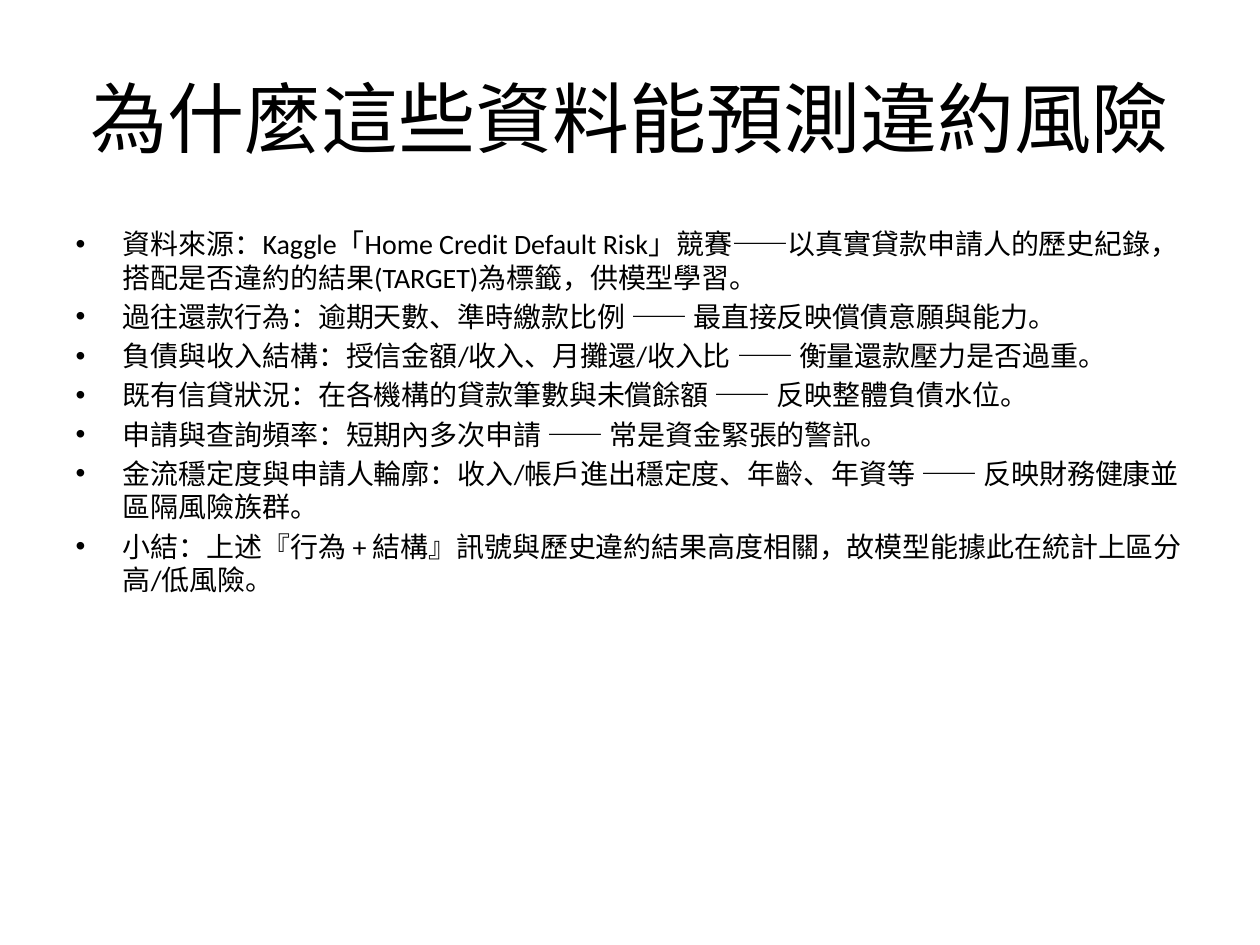
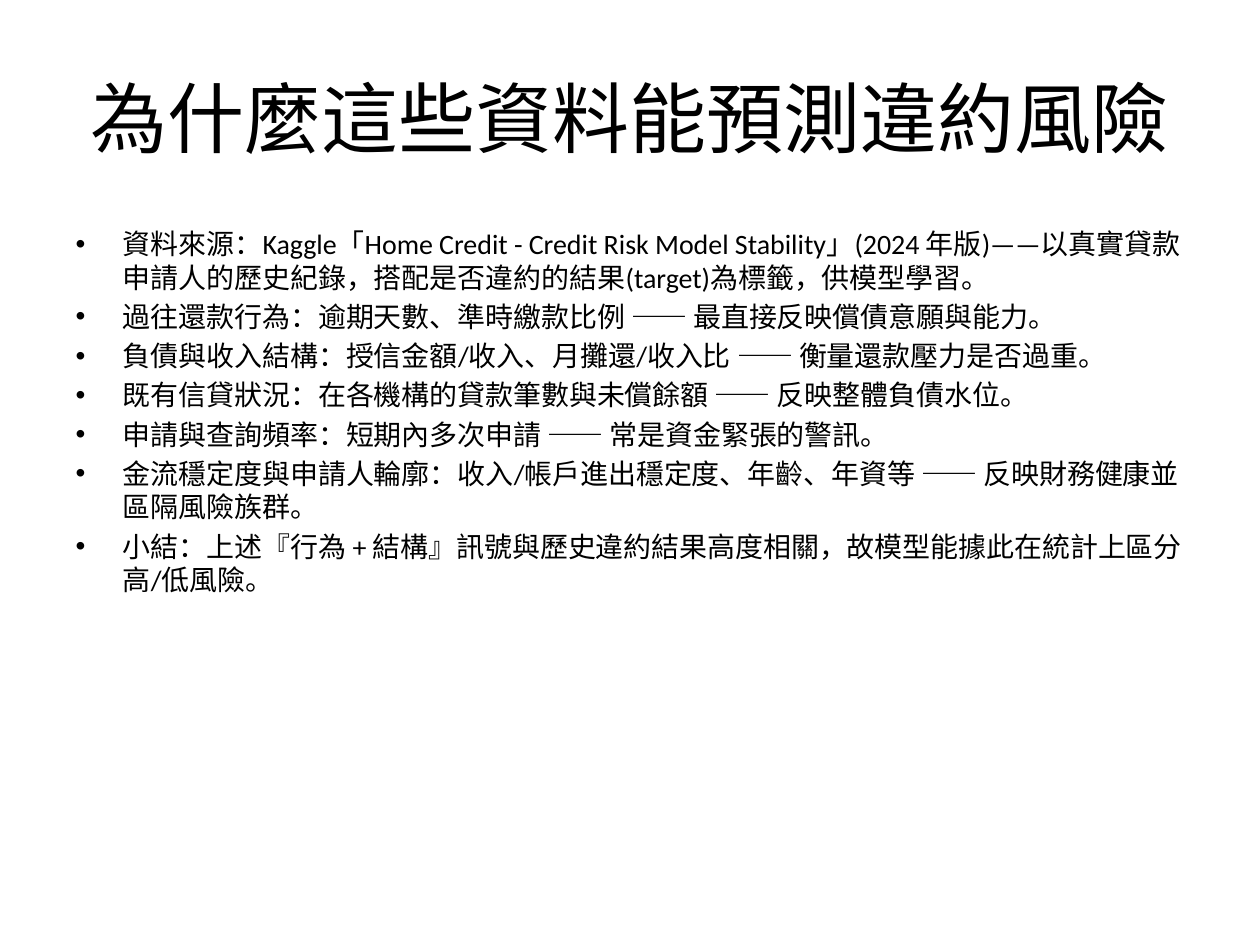
Before and after one commit to JoeMarchi/JoeWebsite, a slide deck: slide 3 of home-credit-slides/home_credit_slides.pptx (slide 2 before the commit). Drawn at 1260x945 pixels with LibreOffice and Linux fonts; fonts in the diff are those of the drawing. Boxes give left, top, right and bottom in pixels: in the first picture for what was removed or moved away, otherwise in the second. Text is boxed around its words. In the diff, an @@ line names an element or a change of style, - is before the commit and + after.

```diff
--- a/home-credit-slides/home_credit_slides.pptx
+++ b/home-credit-slides/home_credit_slides.pptx
@@ text at [123, 230, 1180, 293]: text changed @@
-• 資料來源：Kaggle「Home Credit Default Risk」競賽——以真實貸款申請人的歷史紀錄，搭配是否違約的結果(TARGET)為標籤，供模型學習。
+• 資料來源：Kaggle「Home Credit - Credit Risk Model Stability」(2024 年版)——以真實貸款申請人的歷史紀錄，搭配是否違約的結果(target)為標籤，供模型學習。
```
Also in this commit, not shown: 1 other slide changed, 1 slide added, 3 other files.
